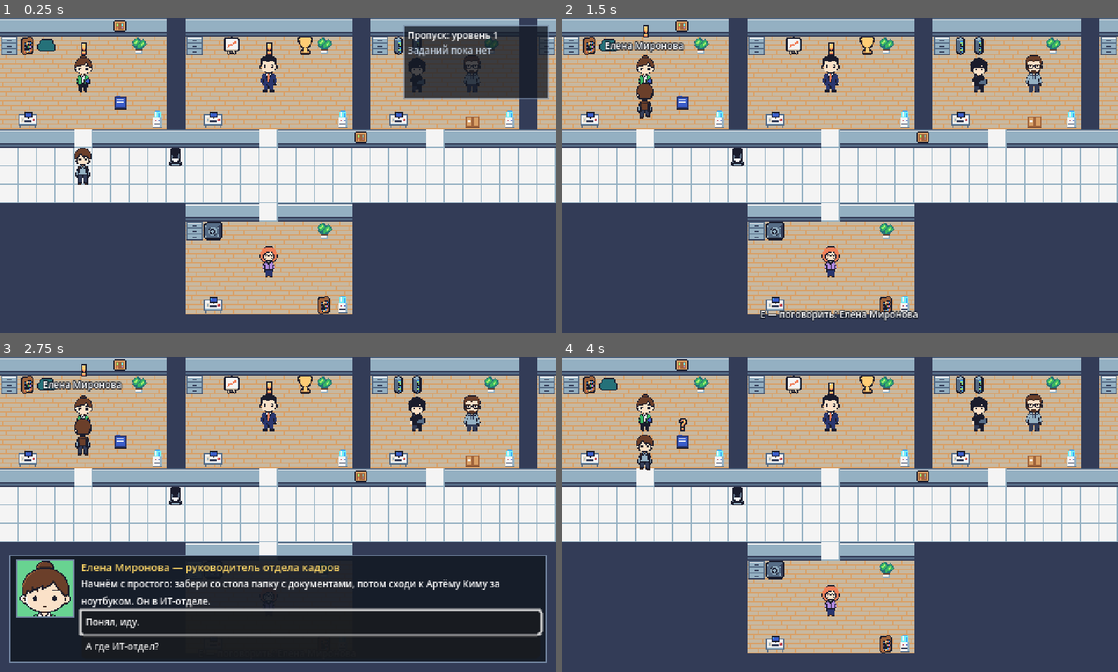
Above: before the commit, frames 1-4 (two rows, left to right).
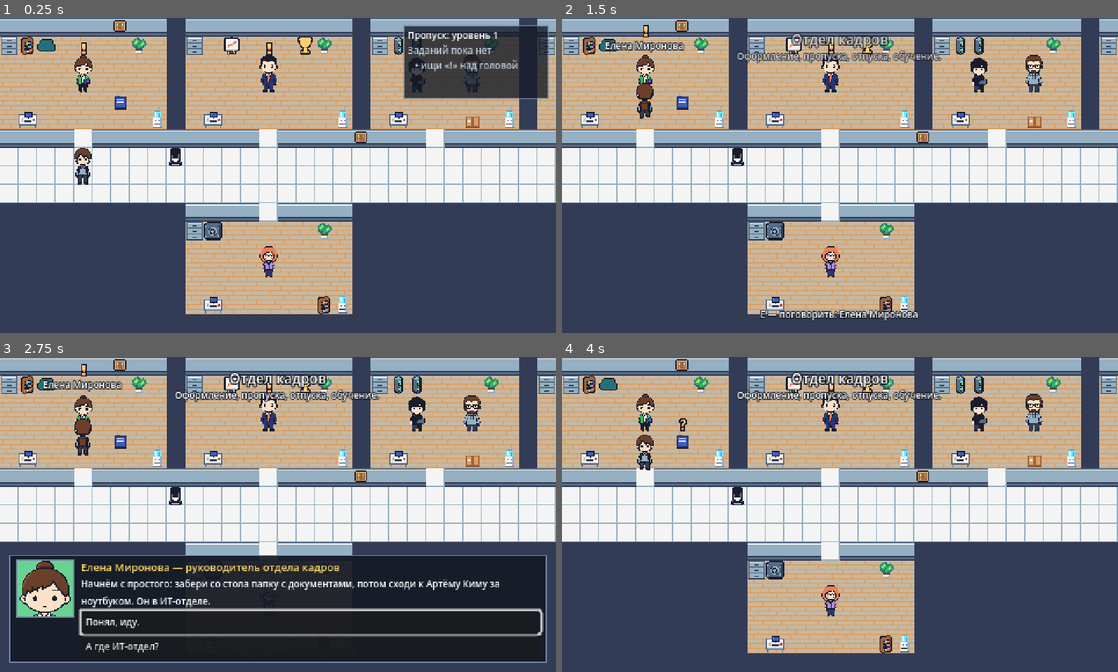
Above: after the commit, the same moments.

Repository: MArtyoma/LevelUp
Game: Godot game, scene res://src/main.tscn
The game is run twice, just before and just after one commit, with the same random seed, the same clock (stepped at 60 frames per second) and the same inputs.
Inputs:
- Up to frame 1 (0.25 s): no input
- Up to frame 2 (1.5 s): tap Enter at 0.5 s; hold E (interact) 0.53-1.28 s; hold W (move_up) from 0.53 s (still down); tap Space (ui_select) at 0.77 s; tap J (toggle_quests) at 1.35 s
- Up to frame 3 (2.75 s): tap Space (ui_select) at 1.52 s; release W (move_up) at 2.03 s; hold A (move_left) from 2.03 s (still down); tap Enter at 2.1 s
- Up to frame 4 (4 s): tap Tab at 2.85 s; tap Space (ui_select) at 3.02, 3.5, 3.77 s; release A (move_left) at 3.53 s; hold S (move_down) from 3.53 s (still down); hold E (interact) from 3.53 s (still down)

The runs differ from the first frame. In frame 1, 0.2% of the frame differs, in the area x 74-94%, y 13-17%; in frame 2, 1.4%; in frame 3, 1.4%; in frame 4, 1.4%, in the area x 31-69%, y 4-15%.

Commit message:
Название отдела при входе в кабинет и подсказка в пустом журнале
При первом входе в кабинет сверху на пару секунд — название отдела и чем он
занимается (из legend: departments.purpose). Это то, что спросят в тесте на
замере, — пусть игрок видит его там, где стоит.

Пустой журнал говорит, куда смотреть: «ищи «!» над головой».

Co-Authored-By: Claude Opus 5.5 <noreply@anthropic.com>

Diff:
--- a/src/ui/game_ui.gd
+++ b/src/ui/game_ui.gd
@@ -12,6 +12,14 @@
 @onready var _quest_panel: PanelContainer = $QuestPanel
 @onready var _quest_list: VBoxContainer = $QuestPanel/Layout/List
 @onready var _access_label: Label = $QuestPanel/Layout/Access
+@onready var _room_banner: VBoxContainer = $RoomBanner
+@onready var _room_title: Label = $RoomBanner/Title
+@onready var _room_purpose: Label = $RoomBanner/Purpose
+
+## Сколько секунд висит название отдела при первом входе в кабинет.
+const ROOM_BANNER_SECONDS := 2.5
+
+var _room_tween: Tween
 
 
 func _ready() -> void:
@@ -21,6 +29,7 @@
 	EventBus.hint_hidden.connect(_on_hint_hidden)
 	EventBus.access_level_changed.connect(_on_access_changed)
 	EventBus.access_denied.connect(_on_access_denied)
+	EventBus.room_entered.connect(_on_room_entered)
 
 	for signal_name in ["quest_started", "quest_completed"]:
 		EventBus.connect(signal_name, func(_quest_id: String): _refresh_quests())
@@ -54,6 +63,16 @@
 	_quest_panel.offset_right = Grid.ui_length(-6.0)
 	_quest_panel.offset_bottom = Grid.ui_length(70.0)
 
+	for label: Label in [_room_title, _room_purpose]:
+		var room_settings := label.label_settings.duplicate() as LabelSettings
+		room_settings.font_size = Grid.ui_font_size(room_settings.font_size)
+		room_settings.outline_size = Grid.ui_font_size(room_settings.outline_size)
+		label.label_settings = room_settings
+	_room_banner.offset_left = Grid.ui_length(-110.0)
+	_room_banner.offset_top = Grid.ui_length(10.0)
+	_room_banner.offset_right = Grid.ui_length(110.0)
+	_room_banner.offset_bottom = Grid.ui_length(44.0)
+
 
 func _unhandled_input(event: InputEvent) -> void:
 	if event.is_action_pressed("toggle_quests"):
@@ -78,6 +97,33 @@
 	_hint.text = "Нужен пропуск %d, у тебя %d" % [required, current]
 
 
+## Первый вход в кабинет: сверху на пару секунд — чей он и чем там занимаются.
+## Это не украшение, а часть обучения: «где сидит бухгалтерия и за что она
+## отвечает» — ровно то, что потом спросят в тесте на замере.
+func _on_room_entered(room_id: String) -> void:
+	var department := _department_in(room_id)
+	if department.is_empty():
+		return
+	_room_title.text = String(department.get("name", ""))
+	_room_purpose.text = String(department.get("purpose", ""))
+	if _room_tween != null:
+		_room_tween.kill()
+	_room_banner.modulate.a = 0.0
+	_room_banner.visible = true
+	_room_tween = create_tween()
+	_room_tween.tween_property(_room_banner, "modulate:a", 1.0, 0.3)
+	_room_tween.tween_interval(ROOM_BANNER_SECONDS)
+	_room_tween.tween_property(_room_banner, "modulate:a", 0.0, 0.6)
+	_room_tween.tween_callback(_room_banner.hide)
+
+
+func _department_in(room_id: String) -> Dictionary:
+	for department: Dictionary in GameData.all_departments():
+		if department.get("room", "") == room_id:
+			return department
+	return {}
+
+
 ## Журнал перерисовывается целиком на каждое событие квеста. Это осознанно:
 ## квестов у нас 4-5, событий за прохождение — десятки, а не тысячи. Точечное
 ## обновление списка стоило бы вдвое больше кода и ловило бы рассинхрон.
@@ -88,6 +134,9 @@
 	var active := QuestLog.active_quests()
 	if active.is_empty():
 		_add_row("Заданий пока нет", true)
+		# Первое, что видит новичок, — пустой журнал. Пусть он хотя бы
+		# говорит, куда смотреть.
+		_add_row("   • ищи «!» над головой", true)
 		return
 
 	for quest_id in active:
--- a/src/ui/game_ui.tscn
+++ b/src/ui/game_ui.tscn
@@ -17,6 +17,11 @@
 [sub_resource type="LabelSettings" id="LabelSettings_hint"]
 font_size = 8
 outline_size = 3
+outline_color = Color(0.0784314, 0.101961, 0.145098, 1)
+
+[sub_resource type="LabelSettings" id="LabelSettings_room"]
+font_size = 12
+outline_size = 4
 outline_color = Color(0.0784314, 0.101961, 0.145098, 1)
 
 [node name="GameUi" type="CanvasLayer"]
@@ -58,3 +63,27 @@
 [node name="List" type="VBoxContainer" parent="QuestPanel/Layout"]
 layout_mode = 2
 theme_override_constants/separation = 1
+
+[node name="RoomBanner" type="VBoxContainer" parent="."]
+visible = false
+anchors_preset = 5
+anchor_left = 0.5
+anchor_right = 0.5
+offset_left = -110.0
+offset_top = 10.0
+offset_right = 110.0
+offset_bottom = 44.0
+grow_horizontal = 2
+mouse_filter = 2
+theme_override_constants/separation = 0
+
+[node name="Title" type="Label" parent="RoomBanner"]
+layout_mode = 2
+horizontal_alignment = 1
+label_settings = SubResource("LabelSettings_room")
+
+[node name="Purpose" type="Label" parent="RoomBanner"]
+layout_mode = 2
+horizontal_alignment = 1
+autowrap_mode = 3
+label_settings = SubResource("LabelSettings_hint")
Not shown: 1 places in src/ui/game_ui.tscn that only renumber resources
